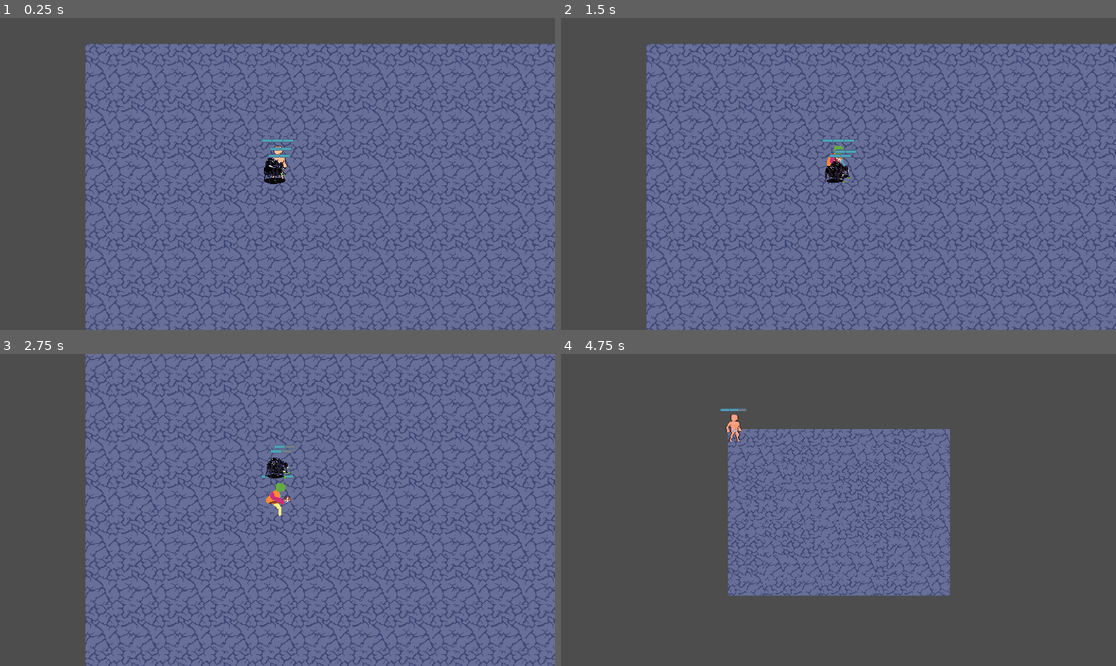
Above: before the commit, frames 1-4 (two rows, left to right).
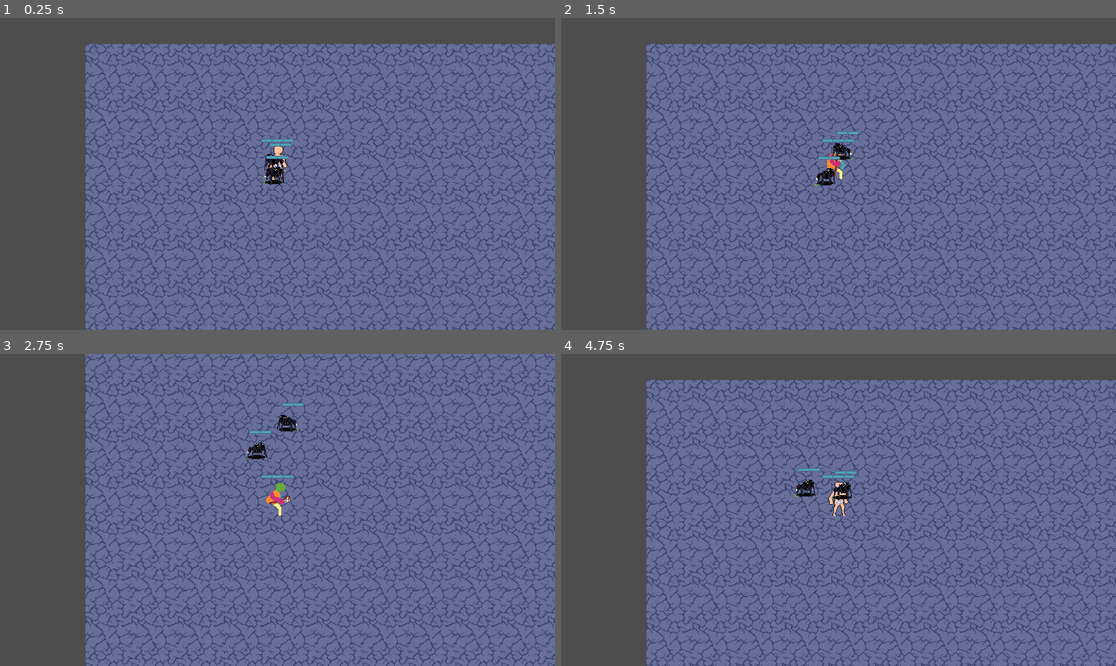
Above: after the commit, the same moments.

Repository: Naitais/battle-and-exploration-mode
Game: Godot game, scene res://scenes/main.tscn
Same seed, same stepped clock (60 frames per second), same inputs: the game is played once before the commit and once after it.
Inputs (mouse positions are in pixels of both pictures, inside the frame that each line leads up to):
- Up to frame 1 (0.25 s): no input
- Up to frame 2 (1.5 s): tap Enter at 0.5 s; move the mouse to (832, 167) at 0.52 s; press the mouse at (832, 167) at 0.53 s; hold D (right) 0.53-1.28 s; move the mouse to (832, 170) at 1.27 s; release the mouse at (832, 170) at 1.28 s; hold S (down) from 1.28 s (still down); click (832, 170) at 1.35 s
- Up to frame 3 (2.75 s): move the mouse to (333, 441) at 2.02 s; release S (down) at 2.03 s; press the mouse at (333, 441) at 2.03 s; hold D (right) from 2.03 s (still down)
- Up to frame 4 (4.75 s): move the mouse to (810, 572) at 2.77 s; release D (right) at 2.78 s; release the mouse at (810, 572) at 2.78 s; hold W (up) 2.78-3.53 s; click (810, 572) at 2.85 s; move the mouse to (1005, 556) at 3.52 s; press the mouse at (1005, 556) at 3.53 s; hold A (left) from 3.53 s (still down); move the mouse to (672, 463) at 4.27 s; release the mouse at (672, 463) at 4.28 s; click (672, 463) at 4.35 s

The runs differ from the first frame. In frame 1, 0.3% of the frame differs, in the area x 47-53%, y 40-54%; in frame 2, 0.5%; in frame 3, 0.7%; in frame 4, 64%, in the area x 15-100%, y 8-100%.

Commit message:
Fixed issue when two roaming_mobs have matching power in mob_pack. Still getting error even if the game does not stop

Diff:
--- a/mob_pack.gd
+++ b/mob_pack.gd
@@ -3,8 +3,6 @@
 @onready var mob_pack_area = $mob_pack_area
 @onready var panel_container = $PanelContainer
 @onready var grid_container = $PanelContainer/MarginContainer/GridContainer
-
-
 
 var mob_number: int
 var mob_pack_difficulty_rating: float
@@ -51,6 +49,7 @@
 func spawn_roaming_mob():
 
 	var mob_power_list: Array = []
+	var roaming_mob_list: Array = []
 	for mob_scene in instantiated_mobs:
 		#add mob's power to list
 		mob_power_list.append(mob_scene.mob_power)
@@ -58,12 +57,17 @@
 	#get maximum power number
 	var max_mob_power: int = mob_power_list.max()
 
-	#gets strongest mob as the roaming mob, can cause problems if two mobs have same stats
-	#add something so that it gets a mob even if there is a tie in power
+	#gets strongest mob as the roaming mob
 	for mob_scene in instantiated_mobs:
 		if mob_scene.mob_power == max_mob_power:
-			roaming_mob = mob_scene
-			add_child(roaming_mob)
+			roaming_mob_list.append(mob_scene)
+			#if mobs match power, choose at random
+			if roaming_mob_list.size() > 1:
+				roaming_mob = roaming_mob_list[randi() % roaming_mob_list.size()]
+				add_child(roaming_mob)
+			else:
+				roaming_mob = roaming_mob_list[0]
+				add_child(roaming_mob)
 
 func set_ui_position():
 	panel_container.position = roaming_mob.global_position
--- a/scripts/exploration_map.gd
+++ b/scripts/exploration_map.gd
@@ -3,6 +3,7 @@
 func create_unique_mob_pack() -> void:
 	var mob_pack = load("res://scenes/mob_pack.tscn").instantiate()
 	add_child(mob_pack)
+	GlobalVar.created_mob_packs.append(mob_pack)
 	#print("Added mob_pack:", mob_pack)
 
 func _ready():
--- a/scripts/globalVar.gd
+++ b/scripts/globalVar.gd
@@ -18,7 +18,6 @@
 
 func _physics_process(_delta):
 	#print(on_hand_weapon_slot_one)
-	entities = get_tree().get_nodes_in_group("entities")
-	for entity in GlobalVar.entities:
-		if entity.name == "player":
-			player = entity
+
+
+	print(created_mob_packs)
--- a/scripts/mob.gd
+++ b/scripts/mob.gd
@@ -10,7 +10,7 @@
 @onready var hurt_state = $StateMachine/HurtState as HurtState
 
 var mob_level: int = randi() % 5 + 1
-var mob_power: int = 3 * mob_level
+var mob_power: int = (3 * mob_level) + (randi() % mob_level + 1) + mob_level
 #var mob_power: int = (((randi() % 100 + 1) + mob_level) * mob_level) / 10
 
 #@onready var game_mode_state = $StateMachine/GameModeState as GameModeState
